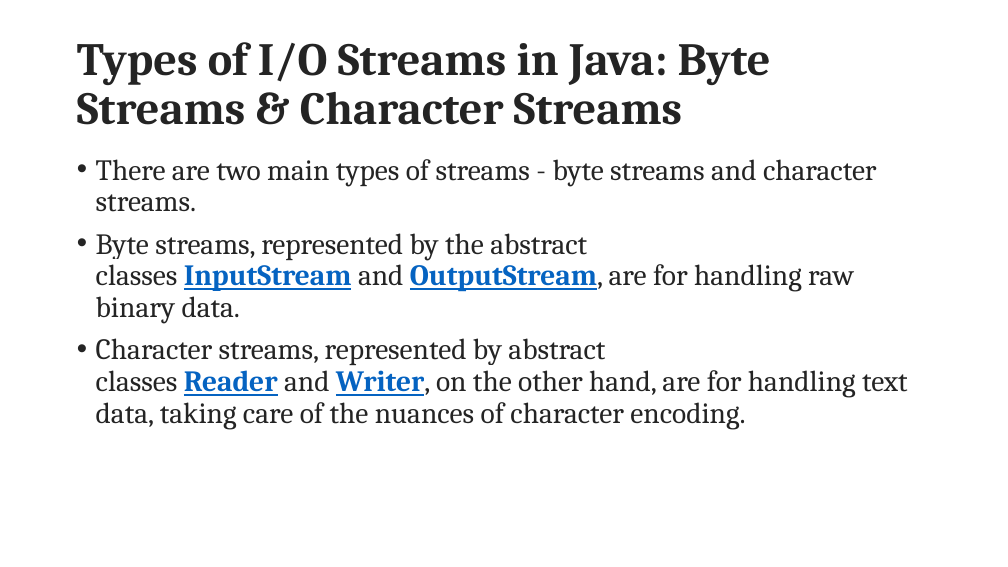
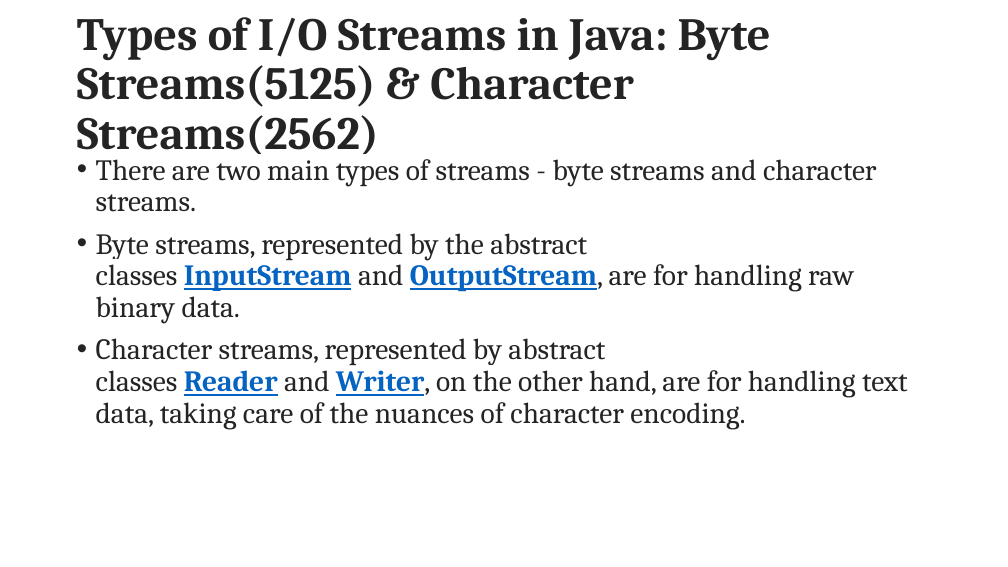
Before and after one commit to maddireddy/Core-Java, a slide deck: slide 153 of Notes/Core_Java.pptx. Drawn at 1008x567 pixels with LibreOffice and Linux fonts; fonts in the diff are those of the drawing. Boxes give left, top, right and bottom in pixels: in the first picture for what was removed or moved away, otherwise in the second. Text is boxed around its words. In the diff, an @@ line names an element or a change of style, - is before the commit and + after.

```diff
--- a/Notes/Core_Java.pptx
+++ b/Notes/Core_Java.pptx
@@ title at bbox=[77, 17, 771, 154]: text changed @@
-Types of I/O Streams in Java: Byte Streams & Character Streams
+Types of I/O Streams in Java: Byte Streams(5125) & Character Streams(2562)
```
Also in this commit, not shown: 2 other slides changed, 6 other files.
